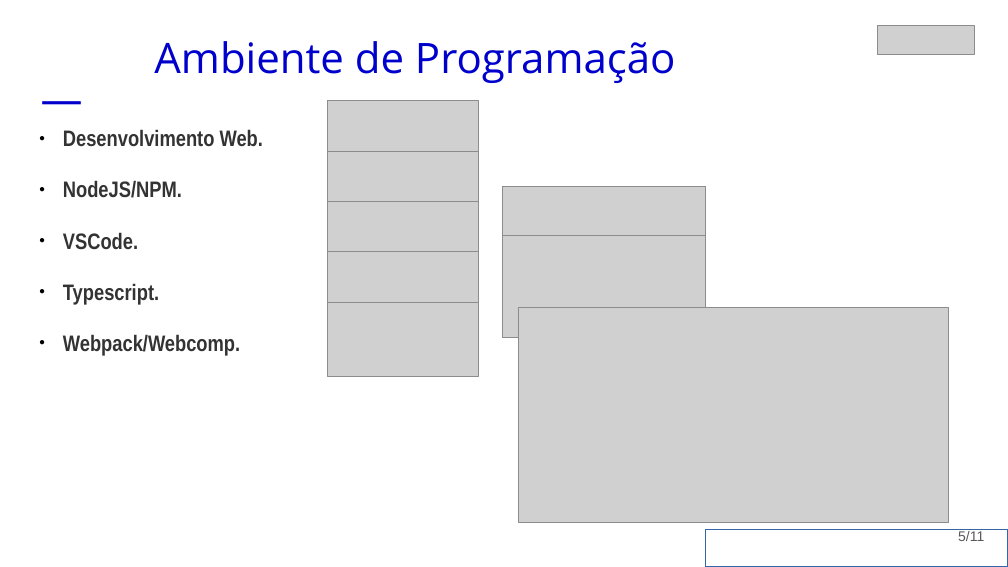
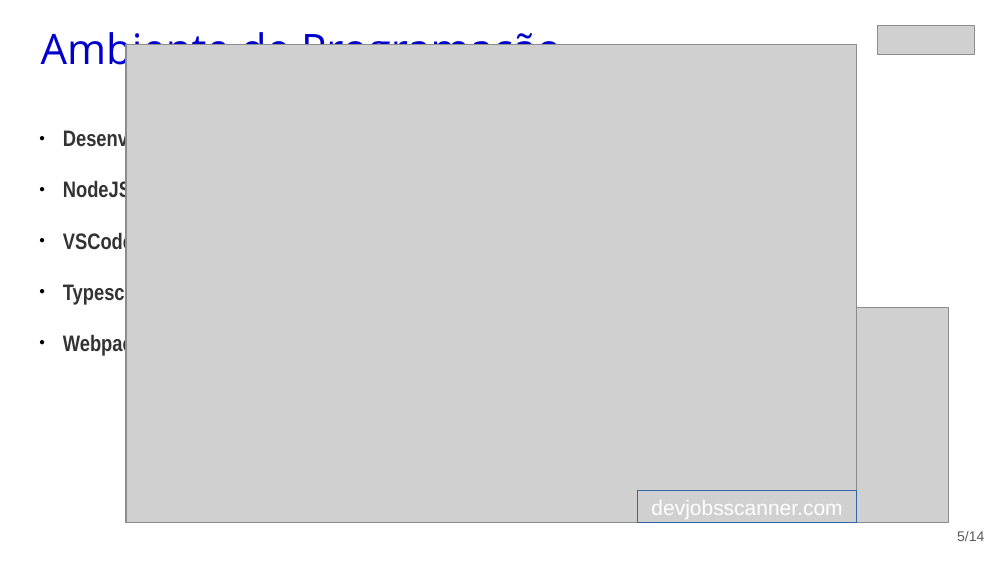
Before and after one commit to nilsonsmf/workshopsd, a slide deck: slide 5 of docs/workshop-sd-presentation.odp. Drawn at 1008x567 pixels with LibreOffice and Linux fonts; fonts in the diff are those of the drawing; grey boxes stand for pictures; background and template pictures are left out. Boxes give left, top, right and bottom in pixels: in the first picture for what was removed or moved away, otherwise in the second. Text is boxed around its words. In the diff, an @@ line names an element or a change of style, - is before the commit and + after.

Commit message:
update presentation

```diff
--- a/docs/workshop-sd-presentation.odp
+++ b/docs/workshop-sd-presentation.odp
@@ title at (41, 24, 562, 75): paragraph removed @@
-—
@@ title "Ambiente de Programação" at (41, 24, 562, 75): alignment centre to left; line spacing 1 to 0.8 @@
@@ picture: place and size @@
-picture at (328, 252, 479, 326)
+picture at (126, 44, 857, 523)
@@ picture removed at (328, 101, 479, 174) @@
@@ picture removed at (328, 151, 479, 225) @@
@@ picture removed at (328, 202, 479, 275) @@
@@ picture removed at (502, 186, 706, 288) @@
@@ picture removed at (502, 236, 706, 338) @@
@@ picture removed at (328, 302, 479, 376) @@
@@ rectangle "devjobsscanner.com": place and size @@
-rectangle "devjobsscanner.com" at (706, 529, 1008, 566)
+rectangle "devjobsscanner.com" at (638, 491, 857, 522)
@@ rectangle "devjobsscanner.com" at (638, 491, 857, 522): size 18 to 15 pt @@
@@ page number at (957, 531, 984, 541): text changed @@
-5/11
+5/14
```
Also in this commit, not shown: 6 other slides changed, 3 slides added.
